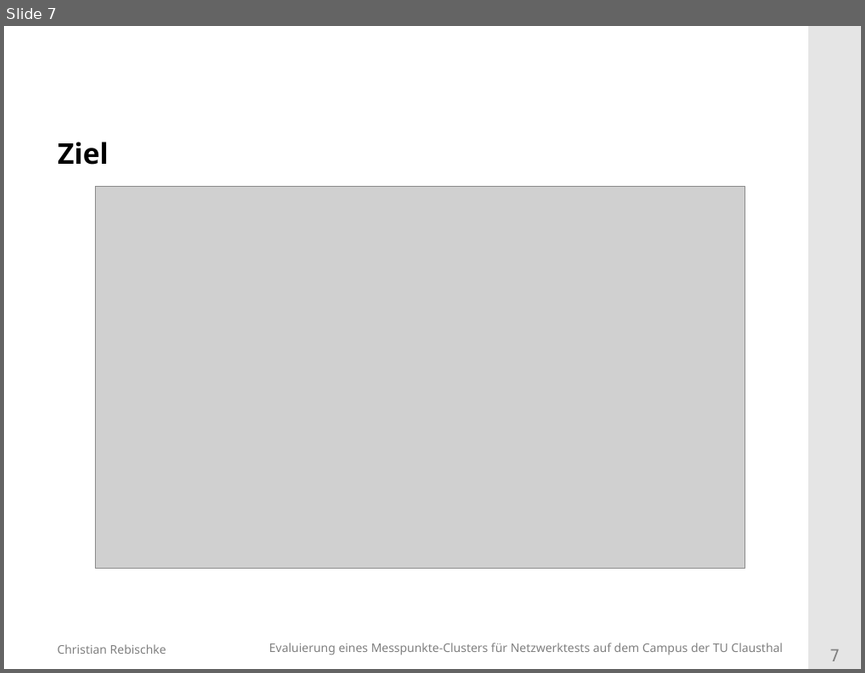
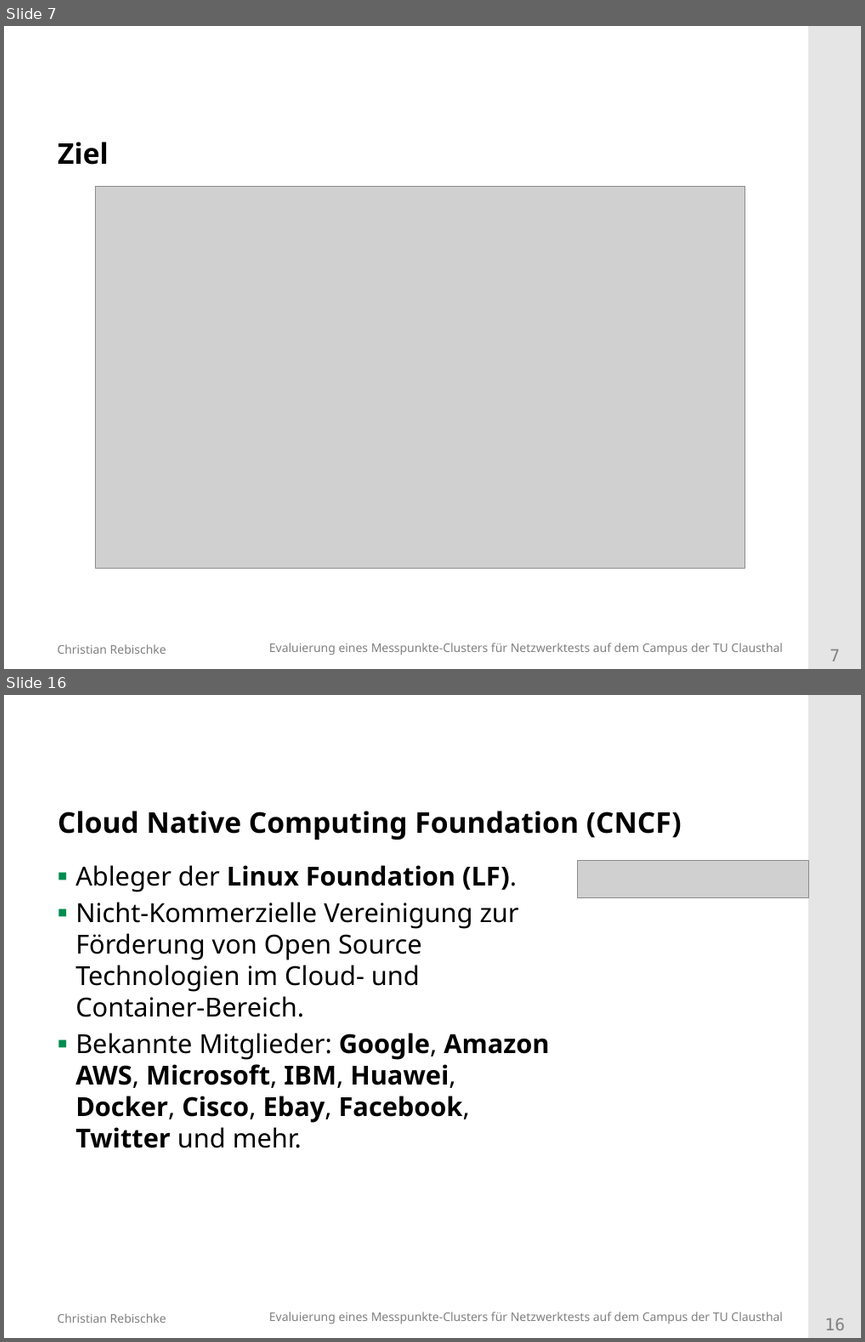
Before and after one commit to shibumi/bachelor-kolloquium, a slide deck: vortrag.odp. Shown one above the other, each under a label of ours: slide 7 before the commit, slides 7 and 16 after it; the slides between them are not shown. The pictures are 865x673 and 865x1342 pixels, drawn with LibreOffice and Linux fonts; fonts in the diff are those of the drawing; grey boxes stand for pictures; background and template pictures are left out. Boxes give left, top, right and bottom in pixels: in the first picture for what was removed or moved away, otherwise in the second. Text is boxed around its words. In the diff, an @@ line names an element or a change of style, - is before the commit and + after.

```diff
--- a/vortrag.odp
+++ b/vortrag.odp
@@ slide 16 added at <box>4,695,861,1338</box>, background #FFFFFF; not listed: 4 template elements that a slide beside it also shows @@
@@ title added at <box>58,811,681,839</box>, 24 pt, text #000000, bold @@
+Cloud Native Computing Foundation (CNCF)
@@ text added at <box>75,865,549,1148</box>, 22 pt, text #000000 @@
+▪ Ableger der Linux Foundation (LF).
+▪ Nicht-Kommerzielle Vereinigung zur Förderung von Open Source Technologien im Cloud- und Container-Bereich.
+▪ Bekannte Mitglieder: Google, Amazon AWS, Microsoft, IBM, Huawei, Docker, Cisco, Ebay, Facebook, Twitter und mehr.
@@ picture added at <box>577,861,809,897</box> @@
```
Also in this commit, not shown: 4 slides changed, 7 other slides added, 5 other files.
